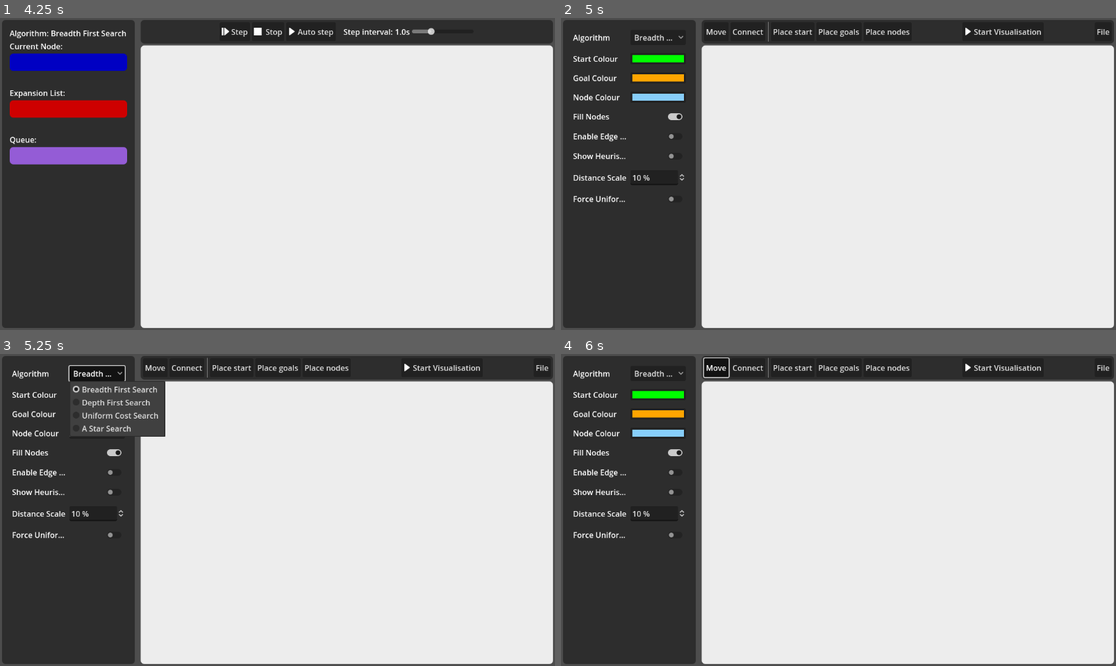
Above: before the commit, frames 1-4 (two rows, left to right).
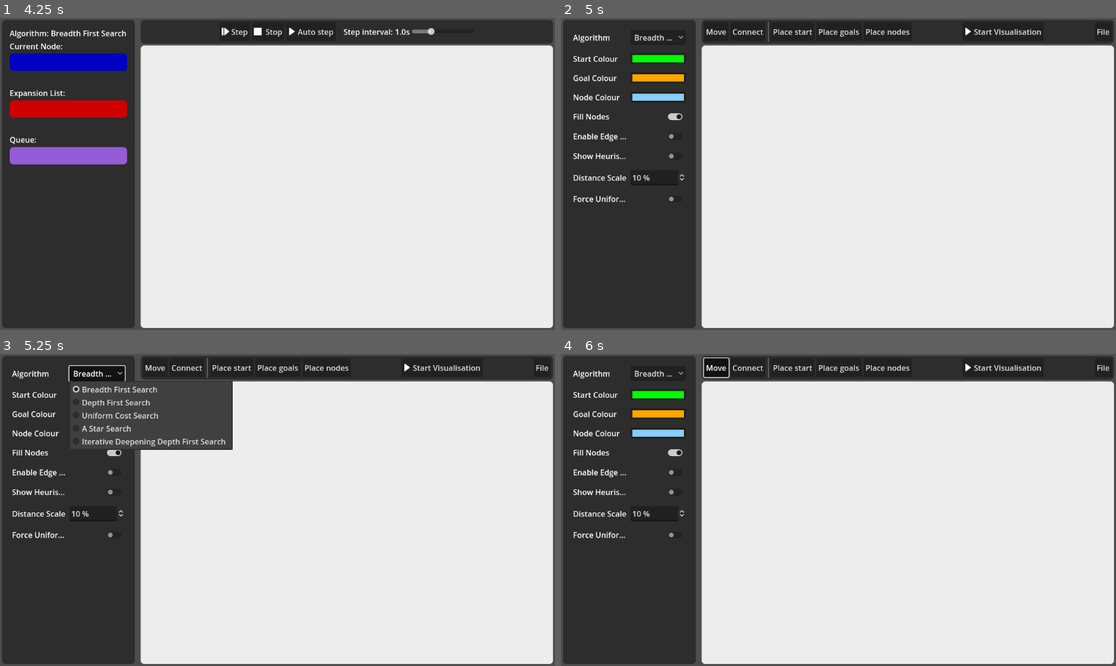
Above: after the commit, the same moments.

Repository: MattBann/Search-Tree-Traversal
Game: Godot game, scene res://scenes/main.tscn
Two runs of this game, one before a commit and one after it. Both use one fixed random seed, a clock stepped at 60 frames per second and the inputs below.
Inputs:
- Up to frame 1 (4.25 s): click "Place start" at 0.5 s; click "Place start" at 1.25 s; click "Start Visualisation" at 2 s; click "Step" at 2.75 s; click "Start Visualisation" at 3.5 s
- Up to frame 2 (5 s): click "Stop" at 4.25 s
- Up to frame 3 (5.25 s): click "Breadth First Search" at 5 s
- Up to frame 4 (6 s): click "Move" at 5.75 s

Frames 1-2 are identical in both runs. In frame 3, 3.1% of the frame differs, in the area x 12-42%, y 8-31%; in frame 4, nothing differs.

Commit message:
Add IDDFS algorithm

Diff:
--- a/scripts/resources/setup_data.gd
+++ b/scripts/resources/setup_data.gd
@@ -7,6 +7,7 @@
 	DEPTH_FIRST_SEARCH,
 	UNIFORM_COST_SEARCH,
 	A_STAR_SEARCH,
+	ITERATIVE_DEEPENING_DEPTH_FIRST_SEARCH,
 }
 
 enum OptionType {
--- a/scripts/views/edge_view.gd
+++ b/scripts/views/edge_view.gd
@@ -90,7 +90,8 @@
 	if Controller.is_visualisation_running() \
 		and (Controller.get_current_runner().current_stage == Runner.Stages.EXPAND_OUT \
 		or Controller.get_current_runner().current_stage == Runner.Stages.ENQUEUE) \
-		and Controller.get_current_runner().current_node.node_id == from_id:
+		and Controller.get_current_runner().current_node.node_id == from_id \
+		and Controller.get_current_runner().algorithm_variables.get("current_depth", -1) != Controller.get_current_runner().algorithm_variables.get("max_depth", 0):
 			colour = Color.RED
 			# Ensure visible:
 			get_parent().move_child(self, -1)
--- a/scripts/visualisation/runner.gd
+++ b/scripts/visualisation/runner.gd
@@ -27,16 +27,24 @@
 var visited : Array[int] = []
 var current_node : VisualisationNodeData
 var completed_path : bool = false
+var algorithm_variables : Dictionary = {}
 
 
 # Initialise the Runner by appending the start node to the queue. If the start node does not exist, tells Controller to abort
 func _init() -> void:
 	var start := Controller.get_current_config().get_graph().get_start_node()
-	if not start:
+	if start == null:
 		Controller.abort_visualisation()
 		return
 	queue.append(VisualisationNodeData.new(start.id, 0, null))
 	current_stage = Stages.SELECT_NODE
+	# Setup special variables certain algorithms
+	if Controller.get_current_config().get_option("algorithm") == SetupData.Algorithm.ITERATIVE_DEEPENING_DEPTH_FIRST_SEARCH:
+		# Set max_depth var
+		algorithm_variables["max_depth"] = 0
+		# Set current_depth var
+		algorithm_variables["current_depth"] = -1
+		algorithm_variables["depth_stack"] = [0]
 
 
 # Execute the next stage of the algorithm from the steps in Stages
@@ -55,6 +63,9 @@
 				if current_node.node_id not in visited:
 					break
 			expansion_list.clear()
+			# If current_depth is defined, update its value
+			if algorithm_variables.has("current_depth"):
+				algorithm_variables["current_depth"] = (algorithm_variables.get("depth_stack", []) as Array).pop_front()
 			current_node_changed.emit(current_node)
 			queue_changed.emit(queue)
 
@@ -80,18 +91,20 @@
 
 		(Stages.EXPAND_OUT):
 			# Expand outwards from the current node, ignoring visited nodes
-			for edge in Controller.get_current_config().get_graph().get_edges_from(current_node.node_id):
-				if not edge.to in visited:
-					print(edge.weight)
-					expansion_list.append(VisualisationNodeData.new(edge.to, current_node.cost + (1.0 if Controller.get_current_config().get_option("force_uniform_path_cost") else edge.weight), current_node))
-			expansion_list_changed.emit(expansion_list)
+			# Special case: IDDFS: if at depth limit don't expand
+			if algorithm_variables.get("current_depth", -1) != algorithm_variables.get("max_depth", 0):
+				for edge in Controller.get_current_config().get_graph().get_edges_from(current_node.node_id):
+					if not edge.to in visited:
+						print(edge.weight)
+						expansion_list.append(VisualisationNodeData.new(edge.to, current_node.cost + (1.0 if Controller.get_current_config().get_option("force_uniform_path_cost") else edge.weight), current_node))
+				expansion_list_changed.emit(expansion_list)
 
 		(Stages.ENQUEUE):
 			# Add the expanded nodes to the queue, using the chosen search type's enqueueing algorithm and mark node as visited
+			visited.append(current_node.node_id)
 			enqueue()
 			expansion_list.clear()
 			expansion_list_changed.emit(expansion_list)
-			visited.append(current_node.node_id)
 
 	# Output state in console for debugging
 	if OS.is_debug_build():
@@ -100,6 +113,7 @@
 		print("Expansion: ", expansion_list)
 		print("Queue: ", queue)
 		print("Visisted: ", visited)
+		print("Algorithm variables: ", algorithm_variables)
 		print("")
 
 	# Tell Controller that something has changed
@@ -132,4 +146,19 @@
 			queue.append_array(expansion_list)
 			queue.sort_custom(func (a:VisualisationNodeData,b:VisualisationNodeData):
 				return a.cost + Controller.get_current_config().get_graph().get_node(a.node_id).heuristic_value < b.cost + Controller.get_current_config().get_graph().get_node(b.node_id).heuristic_value)
+
+		(SetupData.Algorithm.ITERATIVE_DEEPENING_DEPTH_FIRST_SEARCH):
+			# Enqueue at start, unless at the max depth for this iteration, in which case start over with max_depth+1
+			# (Expansion list should aready be empty if at max depth)
+			for i in expansion_list:
+				queue.push_front(i)
+				algorithm_variables.get("depth_stack", []).push_front(algorithm_variables.get("current_depth", 0)+1)
+			# If queue is empty, then reset depth first search with an increased max_depth
+			if queue.is_empty():
+				visited.clear()
+				queue.append(VisualisationNodeData.new(Controller.get_current_config().get_graph().get_start_node().id, 0, null))
+				algorithm_variables.get("depth_stack", []).push_front(0)
+				algorithm_variables["max_depth"] = algorithm_variables.get("max_depth", 0) + 1
+				algorithm_variables["current_depth"] += 1
+
 	queue_changed.emit(queue)
